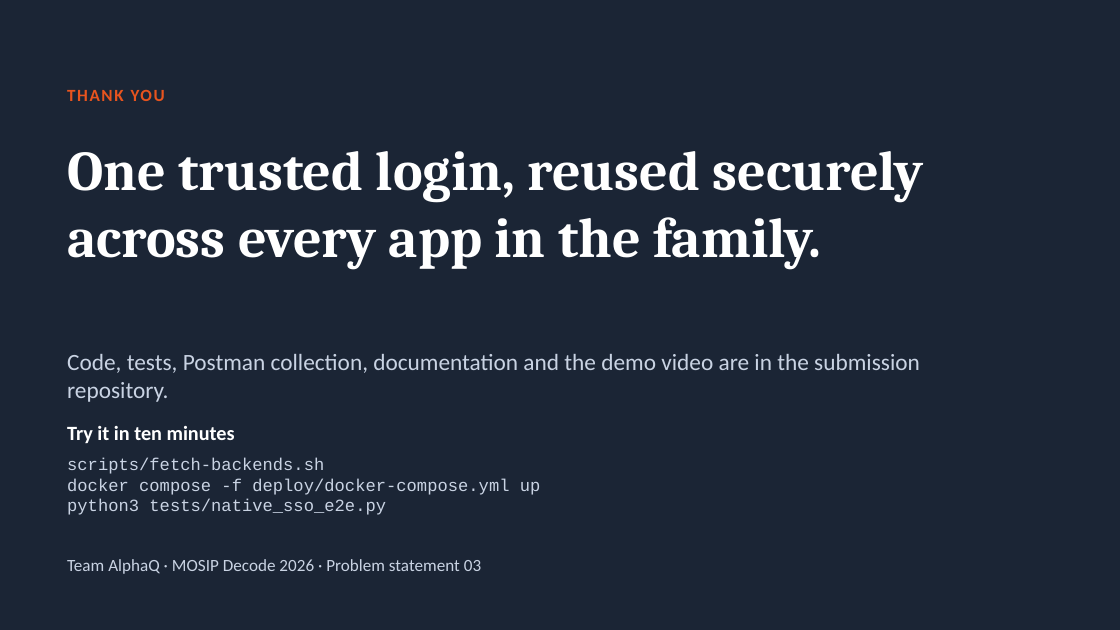
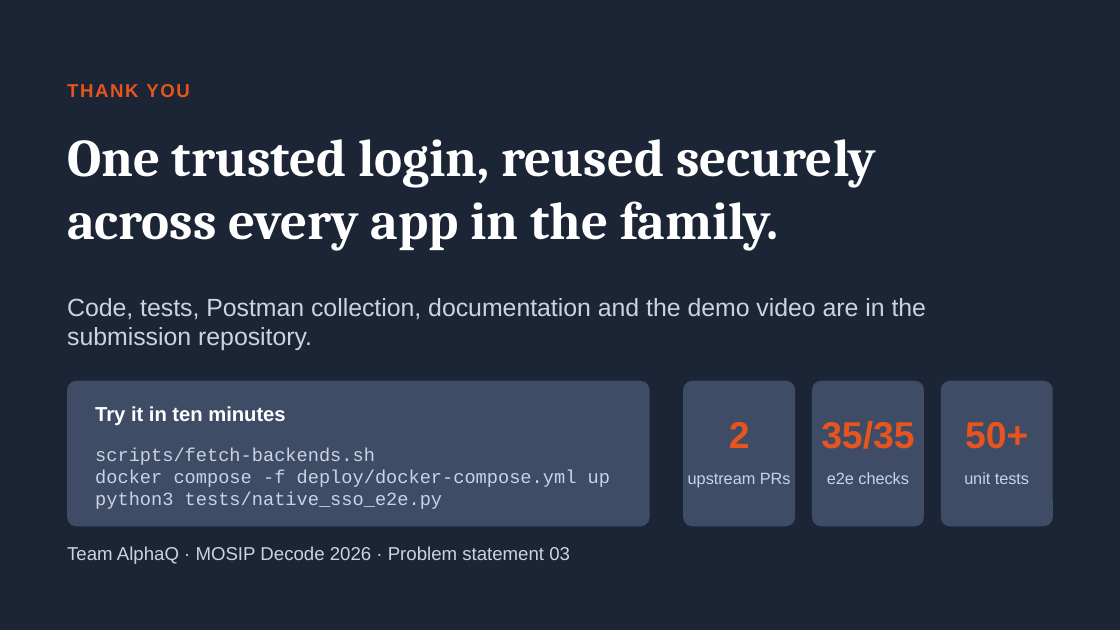
Before and after one commit to DevAnuragT/mosip-decode-2026-native-sso, a slide deck: slide 13 of docs/pitch-deck.pptx. Drawn at 1120x630 pixels with LibreOffice and Linux fonts; fonts in the diff are those of the drawing. Boxes give left, top, right and bottom in pixels: in the first picture for what was removed or moved away, otherwise in the second. Text is boxed around its words. In the diff, an @@ line names an element or a change of style, - is before the commit and + after.

Commit message:
Pitch deck rebuilt: measured text layout, Georgia/Arial, unique shape ids for Quick Look, labelled architecture, cropped screenshots

```diff
--- a/docs/pitch-deck.pptx
+++ b/docs/pitch-deck.pptx
@@ text "THANK YOU" at [67,84,189,97]: size 11 to 12 pt, font Calibri to Arial @@
@@ text "One trusted login, reused securely ...": place and size @@
-text "One trusted login, reused securely ..." at [67,151,924,270]
+text "One trusted login, reused securely ..." at [67,139,875,251]
@@ text "One trusted login, reused securely ..." at [67,139,875,251]: size 36 to 34 pt @@
@@ text "Code, tests, Postman collection, documentation ...": place and size @@
-text "Code, tests, Postman collection, documentation ..." at [67,354,920,402]
+text "Code, tests, Postman collection, documentation ..." at [67,298,926,350]
@@ text "Code, tests, Postman collection, documentation ..." at [67,298,926,350]: size 15 to 16 pt, font Calibri to Arial @@
@@ rounded rectangle added at [67,381,650,526], fill #3E4C66 @@
@@ rounded rectangle added at [683,381,795,526], fill #3E4C66 @@
@@ rounded rectangle added at [812,381,924,526], fill #3E4C66 @@
@@ rounded rectangle added at [941,381,1053,526], fill #3E4C66 @@
@@ text "Try it in ten minutes": place and size @@
-text "Try it in ten minutes" at [67,426,235,443]
+text "Try it in ten minutes" at [95,406,285,425]
@@ text "Try it in ten minutes" at [95,406,285,425]: font Calibri to Arial @@
@@ text "scripts/fetch-backends.sh": place and size @@
-text "scripts/fetch-backends.sh" at [67,457,541,515]
+text "scripts/fetch-backends.sh" at [95,448,610,509]
@@ text "scripts/fetch-backends.sh" at [95,448,610,509]: size 11 to 12 pt @@
@@ text added at [729,422,750,448], 24 pt, text #E8541E, bold @@
+2
@@ text added at [821,421,914,449], 24 pt, text #E8541E, bold @@
+35/35
@@ text added at [965,422,1028,449], 24 pt, text #E8541E, bold @@
+50+
@@ text added at [688,473,791,488], 10.5 pt, text #C9D3E3 @@
+upstream PRs
@@ text added at [827,472,909,484], 10.5 pt, text #C9D3E3 @@
+e2e checks
@@ text added at [964,472,1029,484], 10.5 pt, text #C9D3E3 @@
+unit tests
@@ text "Team AlphaQ · MOSIP Decode ..." at [67,546,570,564]: size 11 to 12 pt, font Calibri to Arial @@
@@ text "Team AlphaQ · MOSIP Decode ...": place and size @@
-text "Team AlphaQ · MOSIP Decode ..." at [67,559,481,574]
+text "Team AlphaQ · MOSIP Decode ..." at [67,546,570,564]
```
Also in this commit, not shown: 12 other slides changed, 6 other files.
